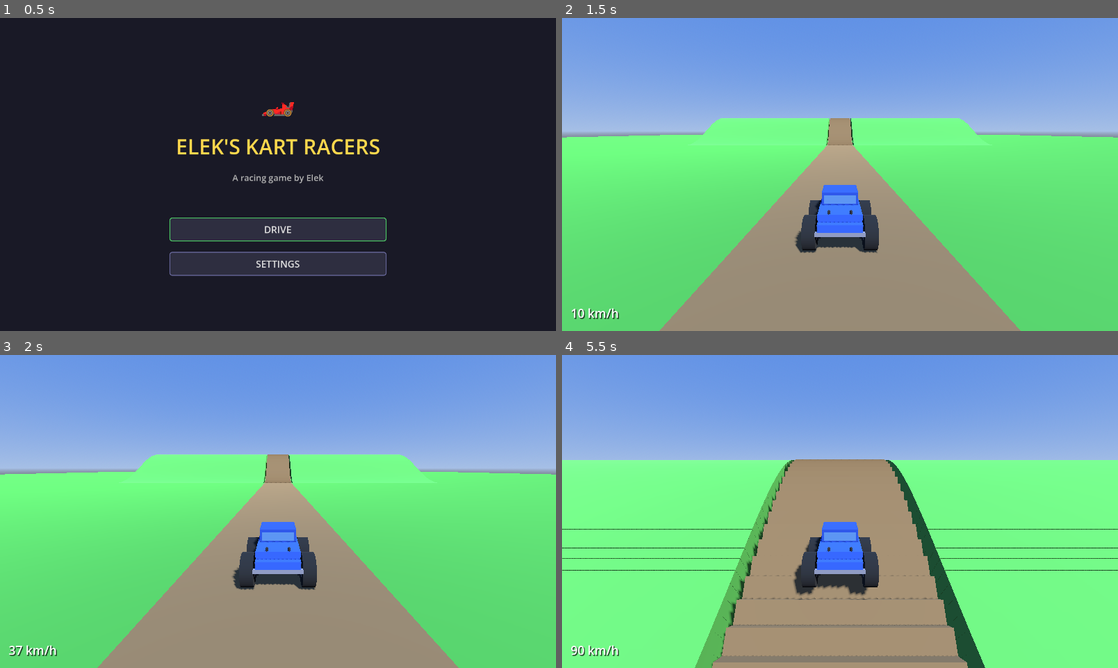
Above: before the commit, frames 1-4 (two rows, left to right).
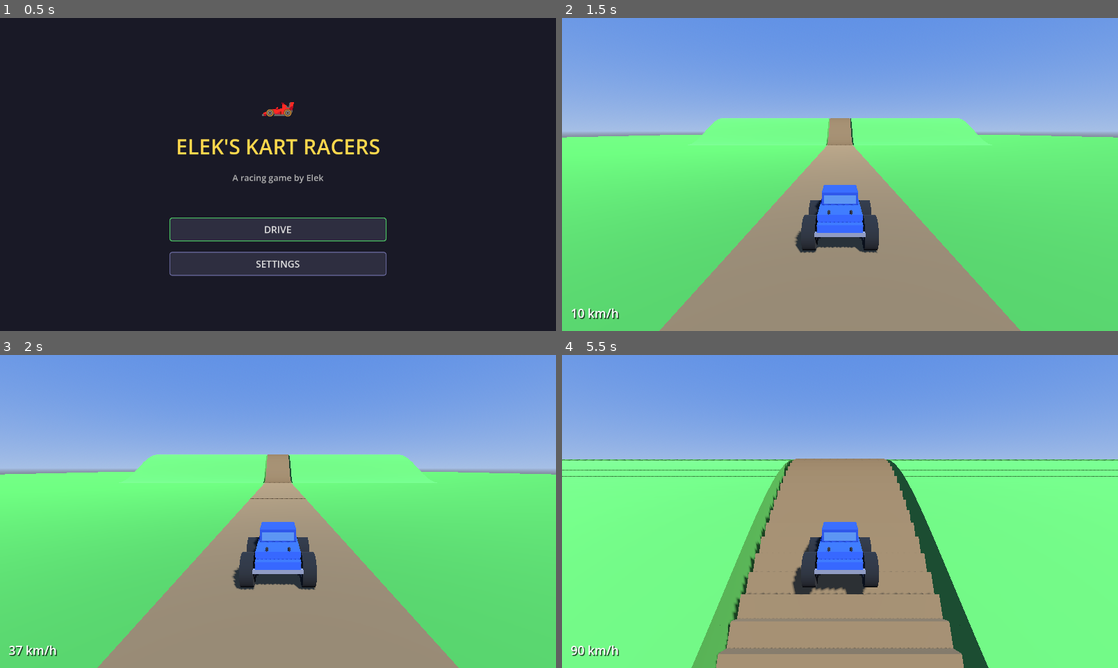
Above: after the commit, the same moments.

Repository: withdoron/Elek-games
Game: Godot game, scene res://node_3d.tscn
Same seed, same stepped clock (60 frames per second), same inputs: the game is played once before the commit and once after it.
Inputs (mouse positions are in pixels of both pictures, inside the frame that each line leads up to):
- Up to frame 1 (0.5 s): no input
- Up to frame 2 (1.5 s): click "DRIVE" at 0.5 s; tap Enter at 1.25 s; move the mouse to (867, 174) at 1.27 s; hold W (accelerate) from 1.28 s (still down); click (867, 174) at 1.42 s
- Up to frame 3 (2 s): keep holding W (accelerate)
- Up to frame 4 (5.5 s): keep holding W (accelerate); move the mouse to (812, 511) at 2.02 s; move the mouse to (851, 505) at 2.77 s; move the mouse to (834, 517) at 3.52 s; click (834, 517) at 3.67 s; move the mouse to (878, 514) at 4.27 s; move the mouse to (795, 508) at 5.02 s

Frame 1 is identical in both runs. In frame 2, less than 0.1% of the frame differs, in the area x 25-75%, y 32-41%; in frame 3, less than 0.1%; in frame 4, 5.0%, in the area x 0-100%, y 33-100%.

Commit message:
TRACK: eliminate seams — 6-deep slabs with 2x Z overlap
Road and hill slabs now 6 units deep with 2x Z overlap (was 3 deep,
1.15x). Each segment massively overlaps its neighbors so even on
steep slopes the gap between tilted boxes is fully buried.

Co-Authored-By: Claude Opus 4.6 (1M context) <noreply@anthropic.com>

Diff:
--- a/kart-racers/scripts/main_setup.gd
+++ b/kart-racers/scripts/main_setup.gd
@@ -89,13 +89,13 @@
 
 		var slope_angle = atan2(h_front - h_back, seg_length)
 
-		# Deep slab — bulk is hidden below surface, top face is the road
+		# Deep slab — 2x Z overlap so steep slopes have no gaps
 		var segment = MeshInstance3D.new()
 		var box = BoxMesh.new()
-		box.size = Vector3(road_width, 3.0, seg_length * 1.15)
+		box.size = Vector3(road_width, 6.0, seg_length * 2.0)
 		segment.mesh = box
 		segment.material_override = road_mat
-		segment.position = Vector3(0, h_mid - 1.4, z_mid)
+		segment.position = Vector3(0, h_mid - 2.9, z_mid)
 		segment.rotation.x = slope_angle
 		add_child(segment)
 
@@ -125,27 +125,27 @@
 
 		var slope = atan2(h_front - h_back, z_step_size)
 
-		# Deep slabs — bulk hidden below, top face is visible hill surface
+		# Deep slabs — 2x Z overlap so steep slopes have no gaps
 		var half_w = (strip_width / 2.0) - 5.5
 		var x_offset = (strip_width / 4.0) + 2.75
 
 		# Left side
 		var left_strip = MeshInstance3D.new()
 		var left_box = BoxMesh.new()
-		left_box.size = Vector3(half_w, 3.0, z_step_size * 1.15)
+		left_box.size = Vector3(half_w, 6.0, z_step_size * 2.0)
 		left_strip.mesh = left_box
 		left_strip.material_override = hill_mat
-		left_strip.position = Vector3(-x_offset, h_mid - 1.4, z_mid)
+		left_strip.position = Vector3(-x_offset, h_mid - 2.9, z_mid)
 		left_strip.rotation.x = slope
 		add_child(left_strip)
 
 		# Right side
 		var right_strip = MeshInstance3D.new()
 		var right_box = BoxMesh.new()
-		right_box.size = Vector3(half_w, 3.0, z_step_size * 1.15)
+		right_box.size = Vector3(half_w, 6.0, z_step_size * 2.0)
 		right_strip.mesh = right_box
 		right_strip.material_override = hill_mat
-		right_strip.position = Vector3(x_offset, h_mid - 1.4, z_mid)
+		right_strip.position = Vector3(x_offset, h_mid - 2.9, z_mid)
 		right_strip.rotation.x = slope
 		add_child(right_strip)
 
